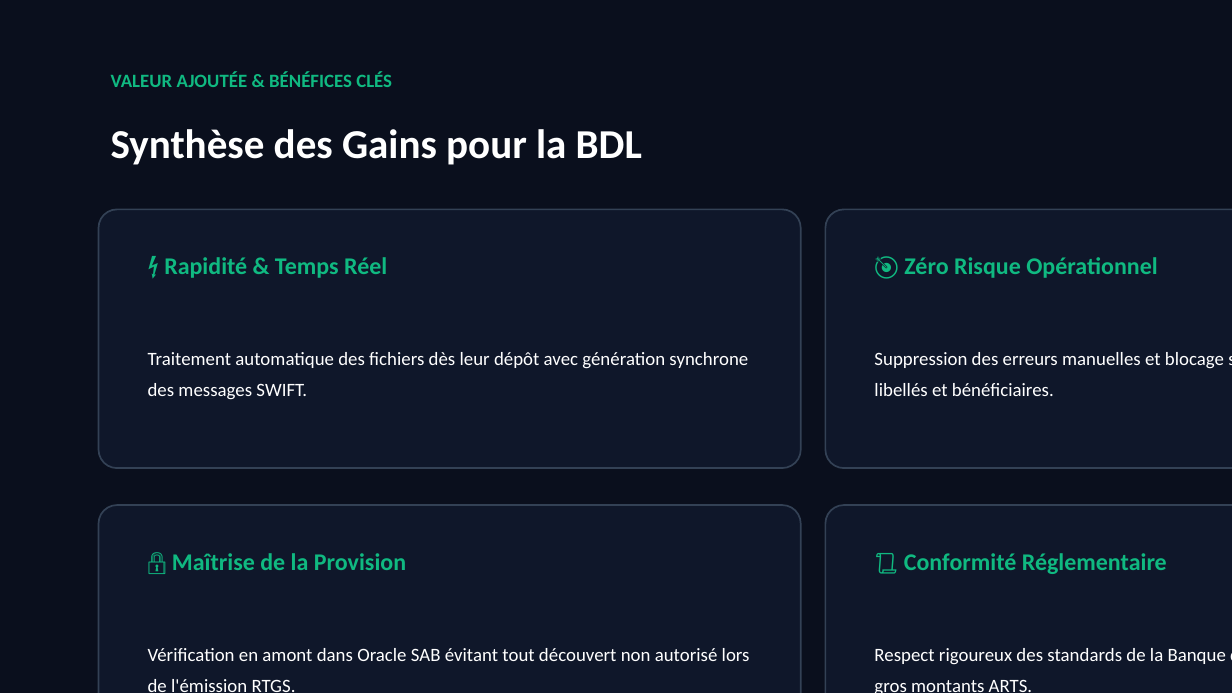
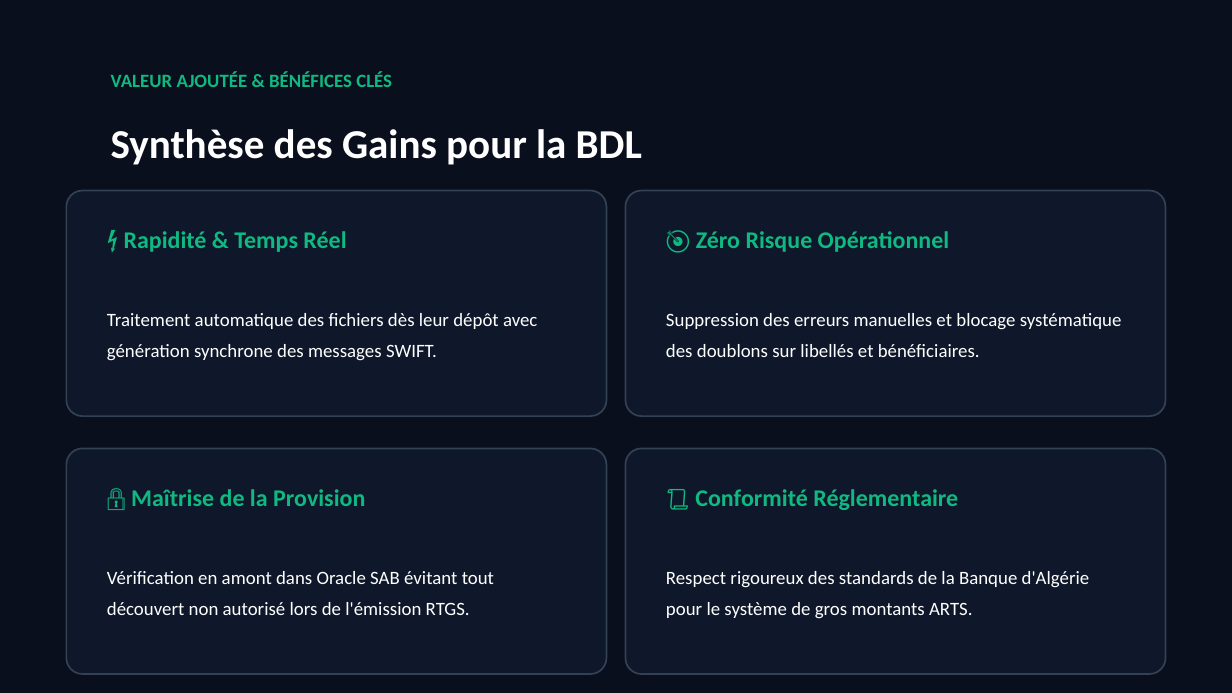
Before and after one commit to billalbouaichi0/Rtgs_E-Banking, a slide deck: slide 8 of Presentation_Solution_RTGS_eBanking_BDL.pptx. Drawn at 1232x693 pixels with LibreOffice and Linux fonts; fonts in the diff are those of the drawing. Boxes give left, top, right and bottom in pixels: in the first picture for what was removed or moved away, otherwise in the second. Text is boxed around its words. In the diff, an @@ line names an element or a change of style, - is before the commit and + after.

```diff
--- a/Presentation_Solution_RTGS_eBanking_BDL.pptx
+++ b/Presentation_Solution_RTGS_eBanking_BDL.pptx
@@ rounded rectangle: place and size @@
-rounded rectangle at (99,209,801,468)
+rounded rectangle at (67,191,606,416)
@@ rounded rectangle: place and size @@
-rounded rectangle at (825,209,1232,468)
+rounded rectangle at (626,191,1165,416)
@@ text "⚡ Rapidité & Temps Réel": place and size @@
-text "⚡ Rapidité & Temps Réel" at (164,257,387,278)
+text "⚡ Rapidité & Temps Réel" at (124,231,346,252)
@@ text "🎯 Zéro Risque Opérationnel": place and size @@
-text "🎯 Zéro Risque Opérationnel" at (904,257,1157,278)
+text "🎯 Zéro Risque Opérationnel" at (696,231,949,252)
@@ text "Traitement automatique des fichiers dès ..." rewrapped from (148,352,748,400) to (107,313,537,361) @@
@@ text "Suppression des erreurs manuelles et ..." rewrapped from (874,352,1224,396) to (666,313,1122,357) @@
@@ rounded rectangle: place and size @@
-rounded rectangle at (99,505,801,693)
+rounded rectangle at (67,448,606,674)
@@ rounded rectangle: place and size @@
-rounded rectangle at (825,505,1232,693)
+rounded rectangle at (626,448,1165,674)
@@ text "🔒 Maîtrise de la Provision": place and size @@
-text "🔒 Maîtrise de la Provision" at (172,553,406,570)
+text "🔒 Maîtrise de la Provision" at (131,489,365,506)
@@ text "📜 Conformité Réglementaire": place and size @@
-text "📜 Conformité Réglementaire" at (904,553,1167,574)
+text "📜 Conformité Réglementaire" at (695,489,958,510)
@@ text "Vérification en amont dans Oracle ..." rewrapped from (148,648,750,692) to (107,571,494,615) @@
@@ text "Respect rigoureux des standards de ..." rewrapped from (874,648,1232,693) to (666,571,1090,619) @@
```
Also in this commit, not shown: 7 other slides changed, 12 other files.
